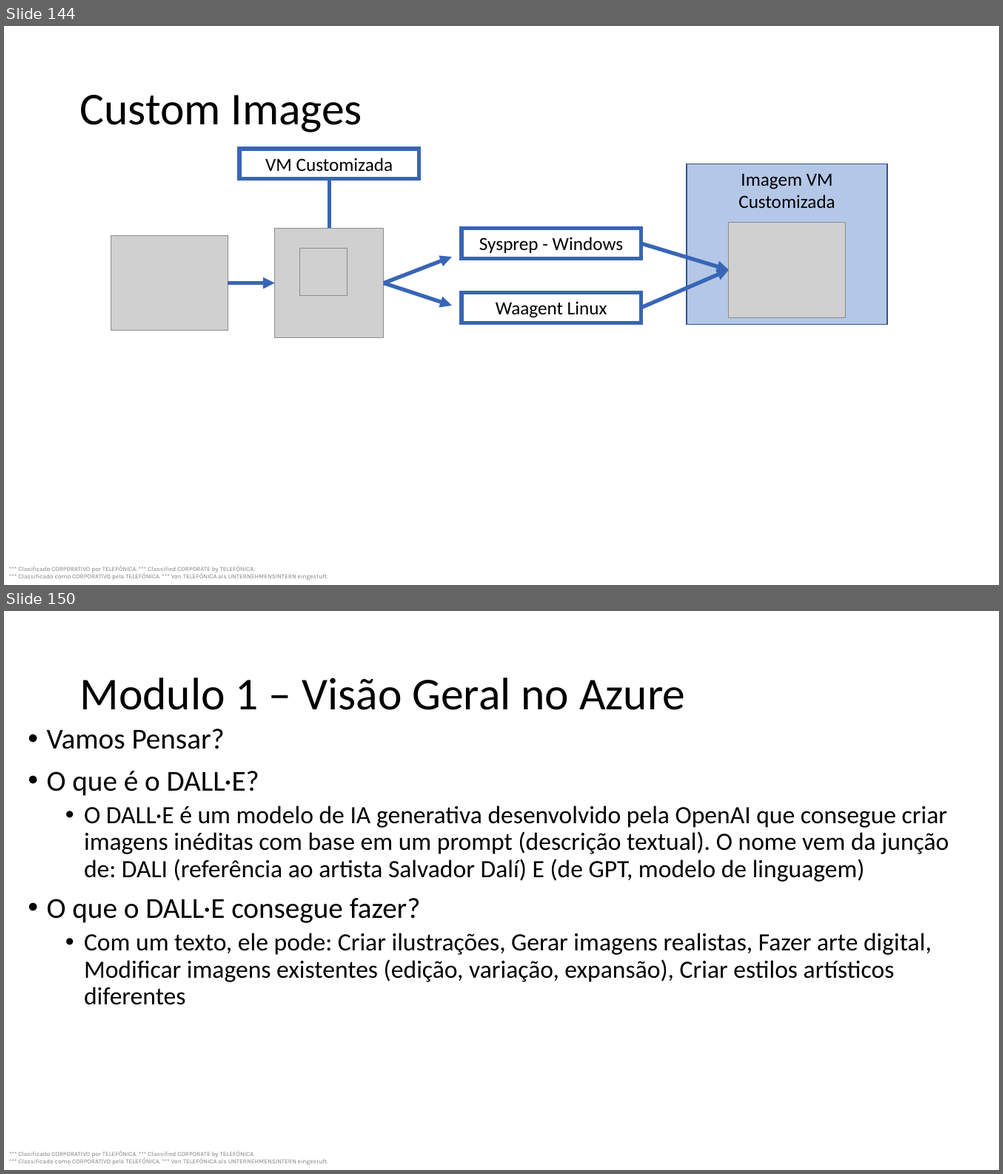
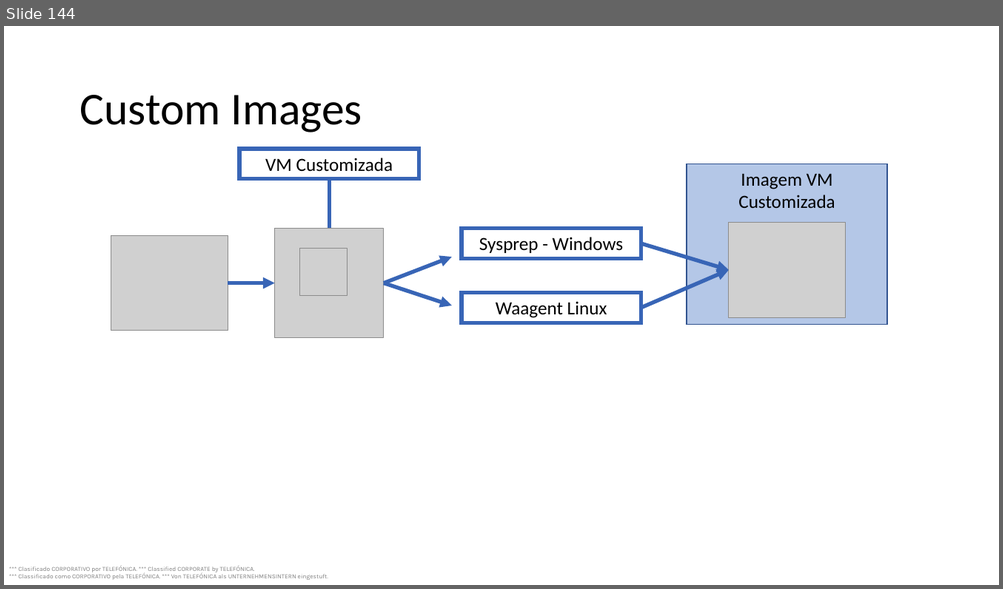
Before and after one commit to gorayb-ctrl/material, a slide deck: az300.pptx. Shown one above the other, each under a label of ours: slides 144 and 150 before the commit, slide 144 after it; the slides between them are not shown. The pictures are 1003x1174 and 1003x589 pixels, drawn with LibreOffice and Linux fonts; fonts in the diff are those of the drawing; grey boxes stand for pictures. Boxes give left, top, right and bottom in pixels: in the first picture for what was removed or moved away, otherwise in the second. Text is boxed around its words. In the diff, an @@ line names an element or a change of style, - is before the commit and + after.

```diff
--- a/az300.pptx
+++ b/az300.pptx
@@ slide 150 removed at (4, 611, 999, 1170), background #FFFFFF; not listed: 1 template element that a slide beside it also shows @@
@@ title removed at (79, 678, 685, 710) @@
-Modulo 1 – Visão Geral no Azure
@@ text removed at (47, 729, 948, 1005) @@
-• Vamos Pensar?
-• O que é o DALL·E?
-  • O DALL·E é um modelo de IA generativa desenvolvido pela OpenAI que consegue criar imagens inéditas com base em um prompt (descrição textual). O nome vem da junção de: DALI (referência ao artista Salvador Dalí) E (de GPT, modelo de linguagem)
-• O que o DALL·E consegue fazer?
-  • Com um texto, ele pode: Criar ilustrações, Gerar imagens realistas, Fazer arte digital, Modificar imagens existentes (edição, variação, expansão), Criar estilos artísticos diferentes
```
Also in this commit, not shown: 23 other slides removed.
